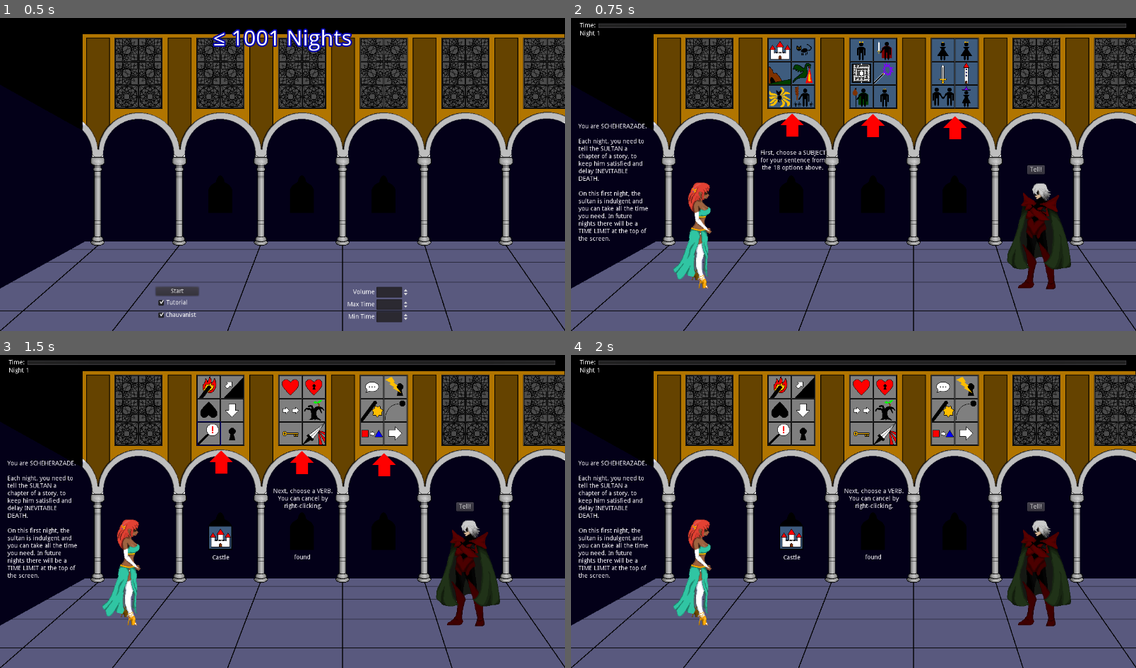
Above: before the commit, frames 1-4 (two rows, left to right).
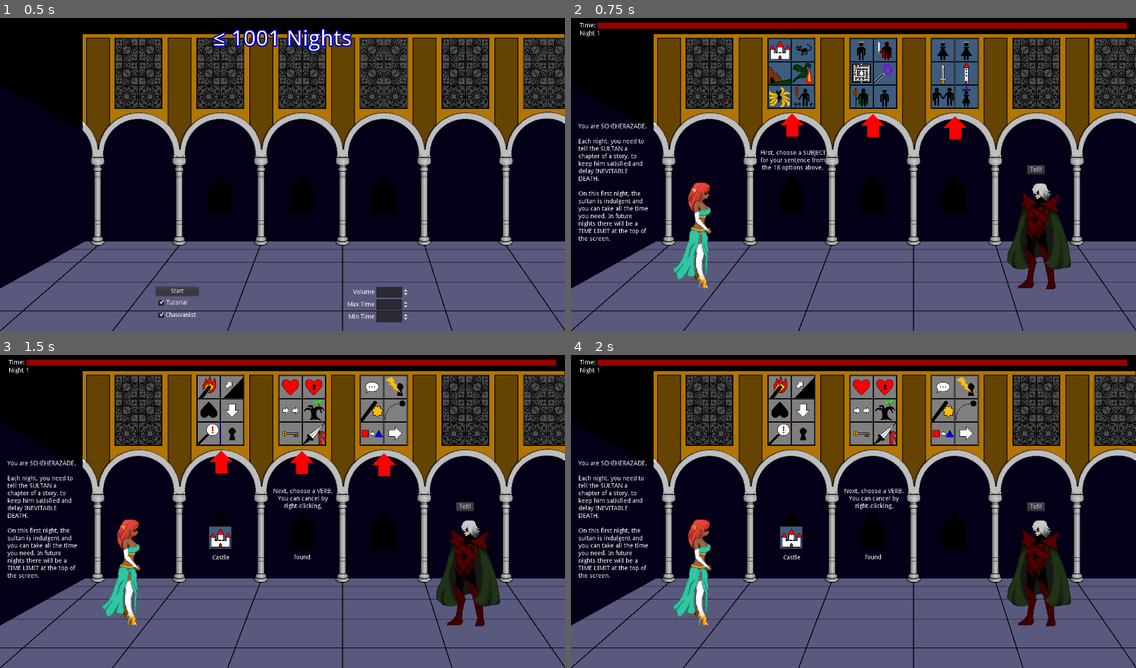
Above: after the commit, the same moments.

Repository: alpacanumerals/LD50
Game: Godot game, scene res://TitleScreen.tscn
Same seed, same stepped clock (60 frames per second), same inputs: the game is played once before the commit and once after it.
Inputs (mouse positions are in pixels of both pictures, inside the frame that each line leads up to):
- Up to frame 1 (0.5 s): no input
- Up to frame 2 (0.75 s): click "Start" at 0.5 s
- Up to frame 3 (1.5 s): tap Enter at 1.25 s; drag from (209, 386) to (220, 536) at 1.27 s
- Up to frame 4 (2 s): no input

Frame 1 is identical in both runs. In frame 2, 1.9% of the frame differs, in the area x 4-99%, y 1-56%; in frame 3, 1.9%; in frame 4, 1.9%.

Commit message:
coloured time bar

Diff:
--- a/StoryScene.tscn
+++ b/StoryScene.tscn
@@ -23,6 +23,12 @@
 [ext_resource path="res://assets/sparkle.png" type="Texture" id=21]
 [ext_resource path="res://arrow.gd" type="Script" id=22]
 
+[sub_resource type="StyleBoxFlat" id=17]
+bg_color = Color( 0.596078, 0, 0, 1 )
+
+[sub_resource type="StyleBoxFlat" id=18]
+bg_color = Color( 0, 0, 0, 1 )
+
 [sub_resource type="RectangleShape2D" id=1]
 extents = Vector2( 26, 26 )
 
@@ -106,9 +112,6 @@
 mouse_filter = 2
 mouse_default_cursor_shape = 2
 script = ExtResource( 12 )
-__meta__ = {
-"_edit_use_anchors_": false
-}
 
 [node name="VBoxContainer" type="VBoxContainer" parent="."]
 margin_right = 1240.0
@@ -131,6 +134,8 @@
 margin_bottom = 14.0
 size_flags_horizontal = 3
 size_flags_vertical = 1
+custom_styles/fg = SubResource( 17 )
+custom_styles/bg = SubResource( 18 )
 percent_visible = false
 
 [node name="NightLabel" type="Label" parent="VBoxContainer"]
@@ -626,7 +631,7 @@
 [node name="AnimatedSprite" type="AnimatedSprite" parent="Shez"]
 position = Vector2( -9, -103 )
 frames = SubResource( 16 )
-frame = 16
+frame = 4
 playing = true
 
 [node name="Sultan" type="Sprite" parent="."]
@@ -646,7 +651,7 @@
 [node name="AnimatedSprite" type="AnimatedSprite" parent="Sultan2"]
 position = Vector2( 74, -19 )
 frames = SubResource( 16 )
-frame = 13
+frame = 1
 playing = true
 
 [node name="Tutorial" type="Node2D" parent="."]
Not shown: 1 places in StoryScene.tscn that only renumber resources
